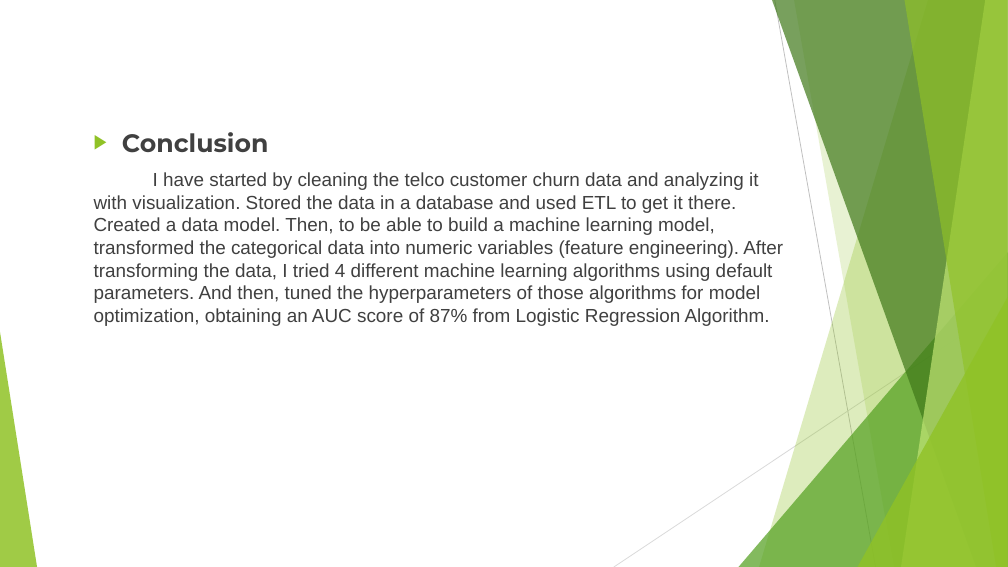
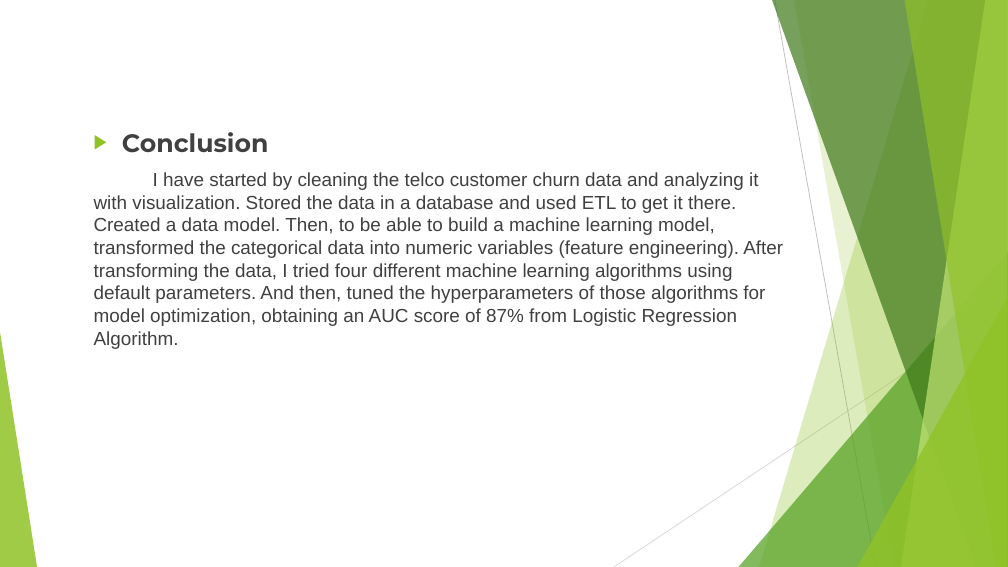
Before and after one commit to mangaioct6/Final_Project, a slide deck: slide 20 of Final Project.pptx (slide 21 before the commit). Drawn at 1008x567 pixels with LibreOffice and Linux fonts; fonts in the diff are those of the drawing. Boxes give left, top, right and bottom in pixels: in the first picture for what was removed or moved away, otherwise in the second. Text is boxed around its words. In the diff, an @@ line names an element or a change of style, - is before the commit and + after.

```diff
--- a/Final Project.pptx
+++ b/Final Project.pptx
@@ text at [94,172,783,349]: text changed @@
-I have started by cleaning the telco customer churn data and analyzing it with visualization. Stored the data in a database and used ETL to get it there. Created a data model. Then, to be able to build a machine learning model, transformed the categorical data into numeric variables (feature engineering). After transforming the data, I tried 4 different machine learning algorithms using default parameters. And then, tuned the hyperparameters of those algorithms for model optimization, obtaining an AUC score of 87% from Logistic Regression Algorithm.
+I have started by cleaning the telco customer churn data and analyzing it with visualization. Stored the data in a database and used ETL to get it there. Created a data model. Then, to be able to build a machine learning model, transformed the categorical data into numeric variables (feature engineering). After transforming the data, I tried four different machine learning algorithms using default parameters. And then, tuned the hyperparameters of those algorithms for model optimization, obtaining an AUC score of 87% from Logistic Regression Algorithm.
```
Also in this commit, not shown: 1 other slide changed, 1 slide removed.
